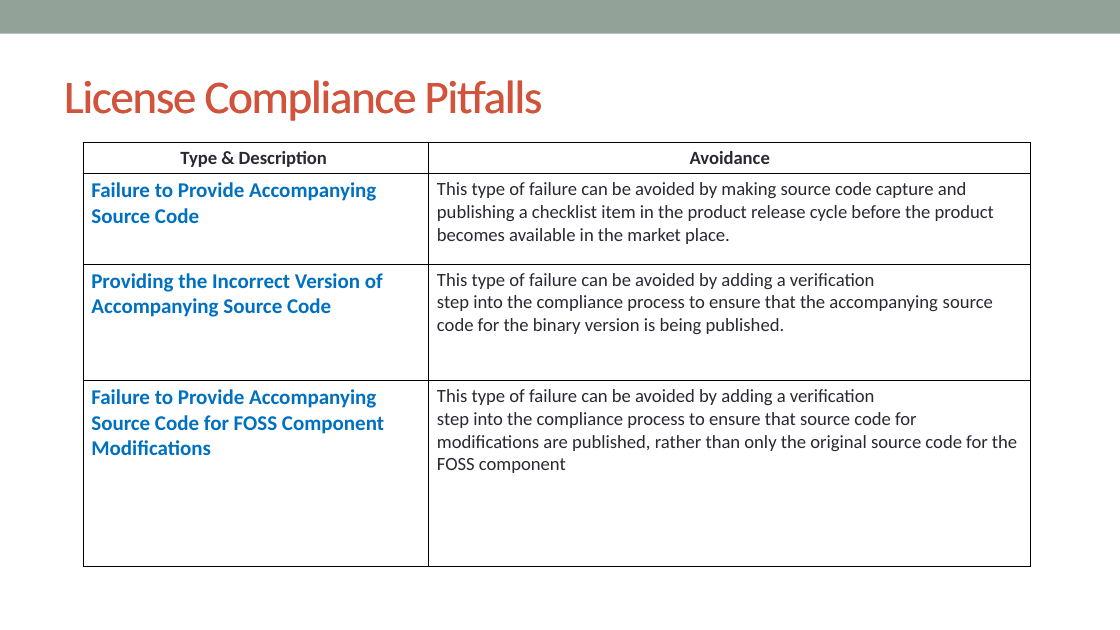
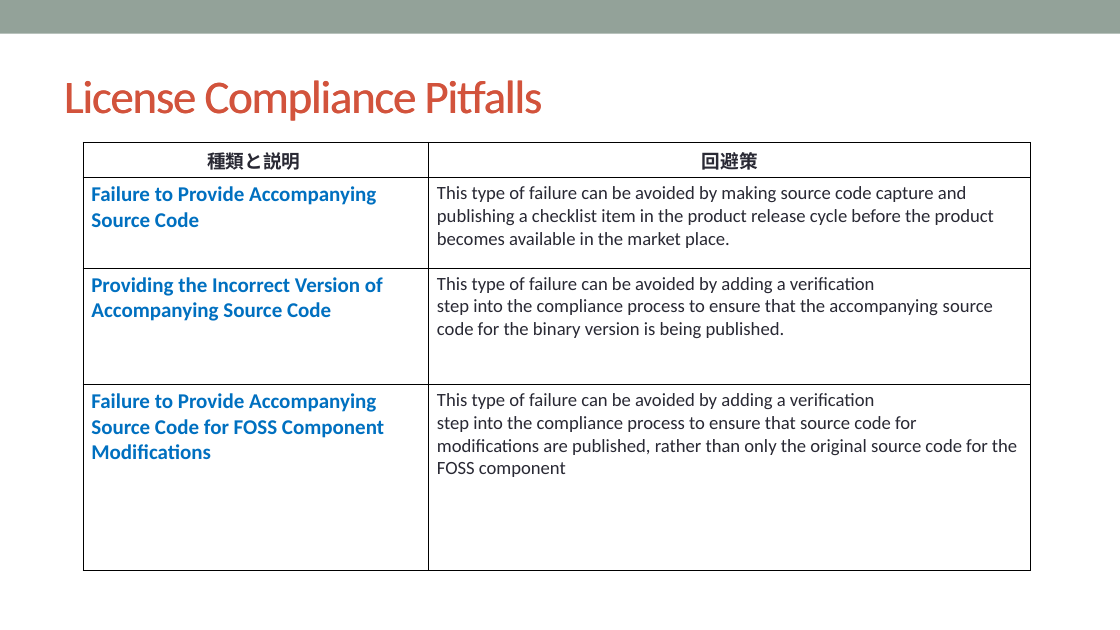
Before and after one commit to OpenChain-Project/Curriculum-Translation-JP, a slide deck: slide 69 of target/openchain-curriculum-release-2.pptx. Drawn at 1120x630 pixels with LibreOffice and Linux fonts; fonts in the diff are those of the drawing; background and template pictures are left out. Boxes give left, top, right and bottom in pixels: in the first picture for what was removed or moved away, otherwise in the second. Text is boxed around its words. In the diff, an @@ line names an element or a change of style, - is before the commit and + after.

```diff
--- a/target/openchain-curriculum-release-2.pptx
+++ b/target/openchain-curriculum-release-2.pptx
@@ table at (83, 143, 1032, 567) @@
-row 1, column 1: Type & Description
+row 1, column 1: 種類と説明
-row 1, column 2: Avoidance
+row 1, column 2: 回避策
```
Also in this commit, not shown: 6 other slides changed, 8 other files.
